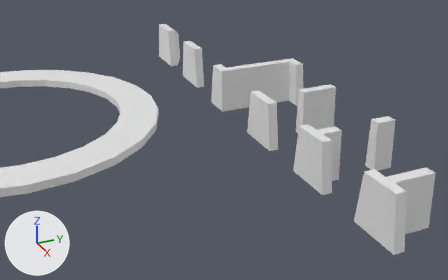
Two versions of the Blender file Flee The MAW/Assets/Imports/RingCreationModelsBlendFile.blend, one commit apart.
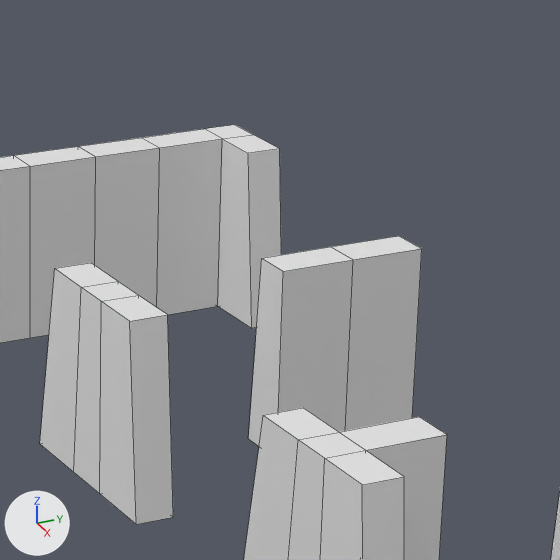
Each version appears first from a 50 mm camera at (40.03, -2.33, 15.73) aimed at (12.39, 10.1, 1.91), and next in a close-up on the part from 53% to 82% of the width and 10% to 57% of the height. Lighting does not change. The marker at lower left points along +X, +Y and +Z. The close-ups show mesh edges as thin lines.

In view in the first close-up: 'Platform_Wall_Full', 'Platform_Wall_Gapped_Low', 'Platform_Wall_Gapped_Mid'.
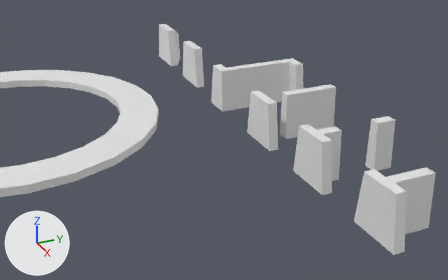
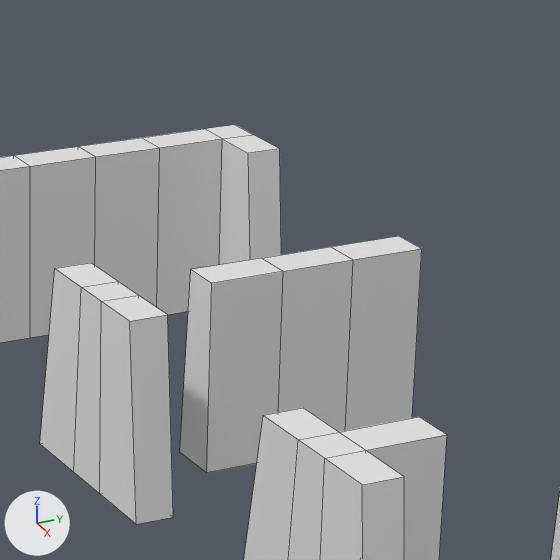
Boxes (x1, y1, x2, y2) around the edits, measured in the close-ups (560 x 560 px):
part 1 of me_cylinder_003, built on
    before: (249, 259, 283, 446)
    after: (180, 258, 283, 473)

The change, as a diff of the scene's bpy script:
```diff
--- a/Flee The MAW/Assets/Imports/RingCreationModelsBlendFile.blend.py
+++ b/Flee The MAW/Assets/Imports/RingCreationModelsBlendFile.blend.py
@@ me_cylinder_003 @@
 me_cylinder_003.from_pydata(...)  # 28 vertices, 24 faces; spans x -1.31..1.31, y -1.24..1.24, z -0.25..4.25
 # used by ob_platform_wall_gapped_low; location = (13.43, 11.86, 3.21); rotation_euler = (-1.571, 0.0, 0.0), in degrees (-90, 0, 0)
 # verts and faces of me_cylinder_003; kept vertices keep their numbers, new ones are numbered from 28
 # before: 16 (-0.35, 1.24, 2.25) at pixel (248, 438), 17 (0.35, 1.24, 2.25), 18 (-0.26, -1.24, 2.25) at pixel (261, 258), 19 (0.26, -1.24, 2.25) at pixel (283, 271)
+# me_cylinder_003 part 1
+delete_faces([(16, 17, 19, 18)])
+for new, old in zip([*range(28, 32)], [*range(16, 20)]): verts[new] = verts[old] + (0.0, 0.0, -1.0)
+faces += [(17, 19, 31, 29), (28, 29, 31, 30), (18, 30, 31, 19), (16, 28, 30, 18), (16, 17, 29, 28)]
```
